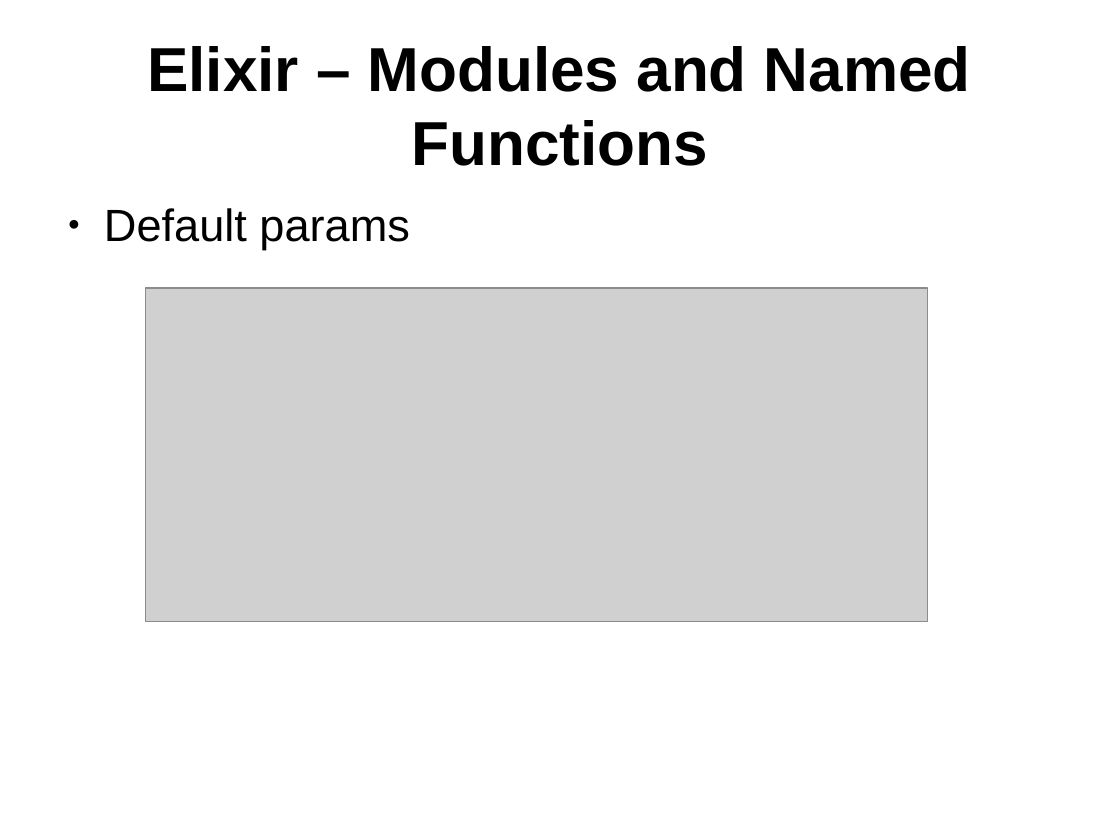
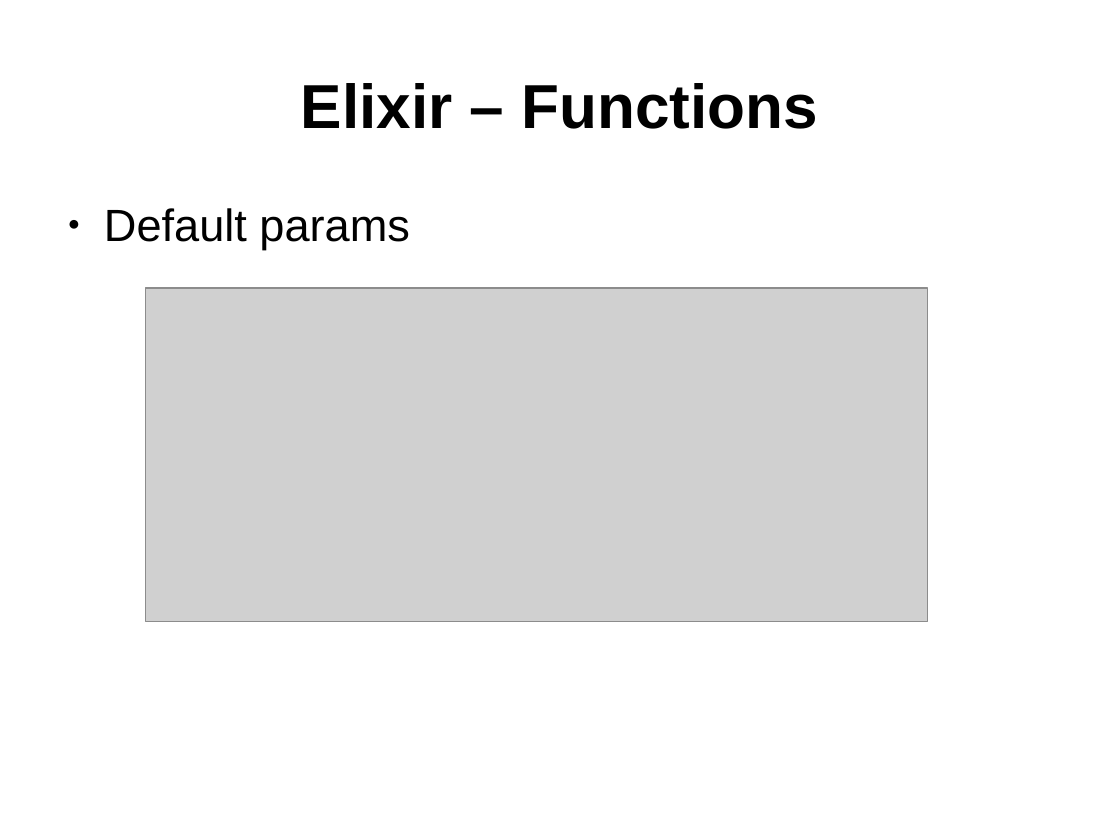
Before and after one commit to ramortegui/talks, a slide deck: slide 16 of elixir-basics-2.odp (slide 15 before the commit). Drawn at 1120x840 pixels with LibreOffice and Linux fonts; fonts in the diff are those of the drawing; grey boxes stand for pictures. Boxes give left, top, right and bottom in pixels: in the first picture for what was removed or moved away, otherwise in the second. Text is boxed around its words. In the diff, an @@ line names an element or a change of style, - is before the commit and + after.

Commit message:
Fix typos.

```diff
--- a/elixir-basics-2.odp
+++ b/elixir-basics-2.odp
@@ title at [301,83,817,129]: text changed @@
-Elixir – Modules and Named Functions
+Elixir – Functions
```
Also in this commit, not shown: 7 other slides changed, 1 slide added.
